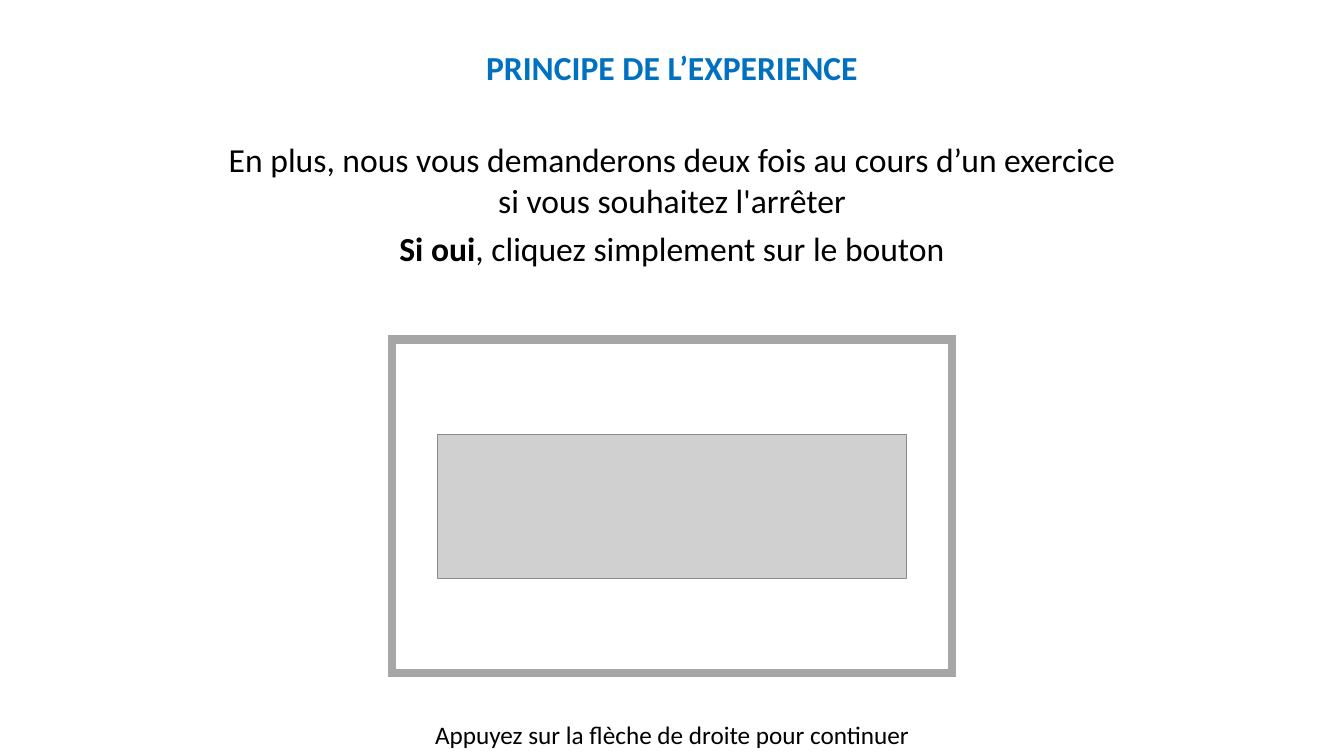
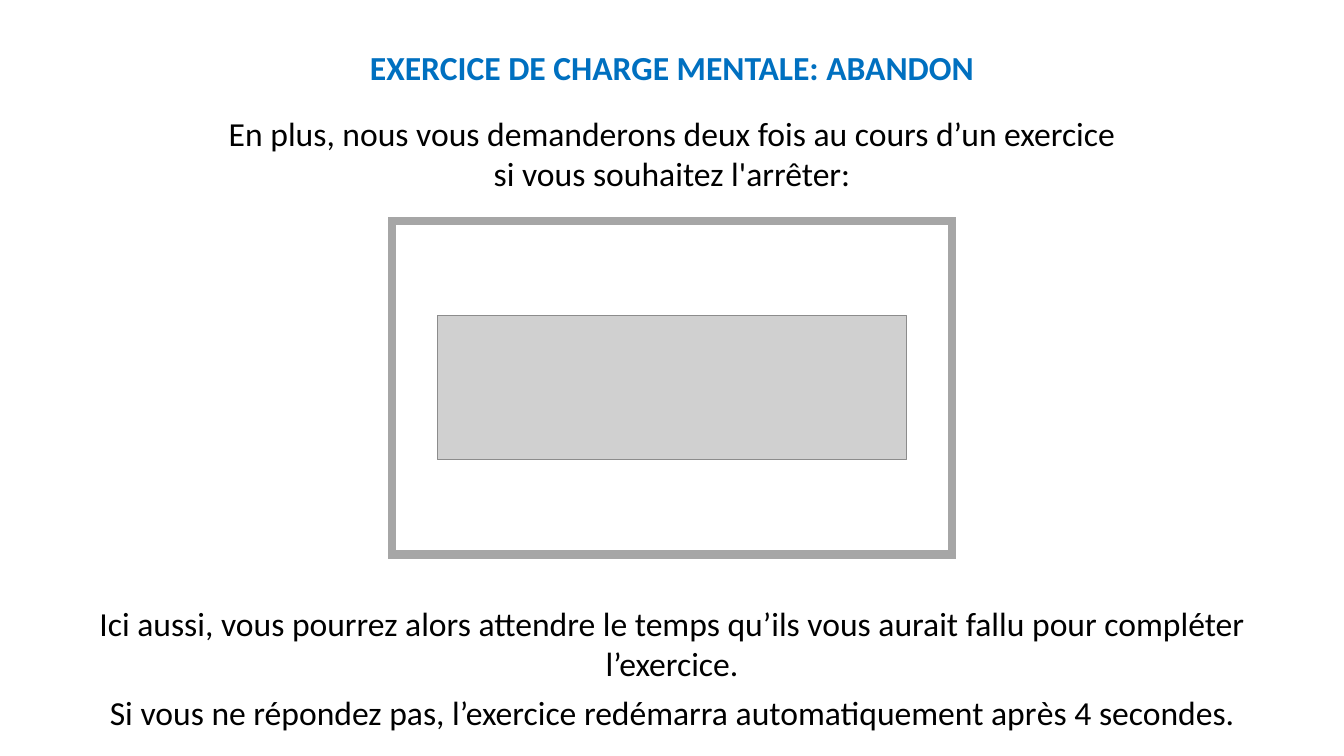
Before and after one commit to MBB-team/Online_Testing, a slide deck: slide 13 of src/EngMain/Stimuli/Instructions.pptx (slide 19 before the commit). Drawn at 1344x756 pixels with LibreOffice and Linux fonts; fonts in the diff are those of the drawing; grey boxes stand for pictures. Boxes give left, top, right and bottom in pixels: in the first picture for what was removed or moved away, otherwise in the second. Text is boxed around its words. In the diff, an @@ line names an element or a change of style, - is before the commit and + after.

```diff
--- a/src/EngMain/Stimuli/Instructions.pptx
+++ b/src/EngMain/Stimuli/Instructions.pptx
@@ text added at bbox=[370, 58, 973, 81], 24 pt, text #0070C0, bold @@
+EXERCICE DE CHARGE MENTALE: ABANDON
@@ text removed at bbox=[486, 55, 858, 81] @@
-PRINCIPE DE L’EXPERIENCE
@@ text at bbox=[229, 122, 1115, 187]: text changed @@
-En plus, nous vous demanderons deux fois au cours d’un exercice si vous souhaitez l'arrêter
-Si oui, cliquez simplement sur le bouton
+En plus, nous vous demanderons deux fois au cours d’un exercice si vous souhaitez l'arrêter:
@@ rectangle: place and size @@
-rectangle at bbox=[392, 340, 953, 674]
+rectangle at bbox=[392, 221, 953, 555]
@@ picture: place and size @@
-picture at bbox=[438, 435, 907, 579]
+picture at bbox=[438, 316, 907, 460]
@@ text added at bbox=[99, 612, 1244, 731], 24 pt, text #000000 @@
+Ici aussi, vous pourrez alors attendre le temps qu’ils vous aurait fallu pour compléter l’exercice.
+Si vous ne répondez pas, l’exercice redémarra automatiquement après 4 secondes.
@@ text removed at bbox=[435, 726, 909, 748] @@
-Appuyez sur la flèche de droite pour continuer
```
Also in this commit, not shown: 8 other slides changed, 8 slides added, 13 slides removed.
